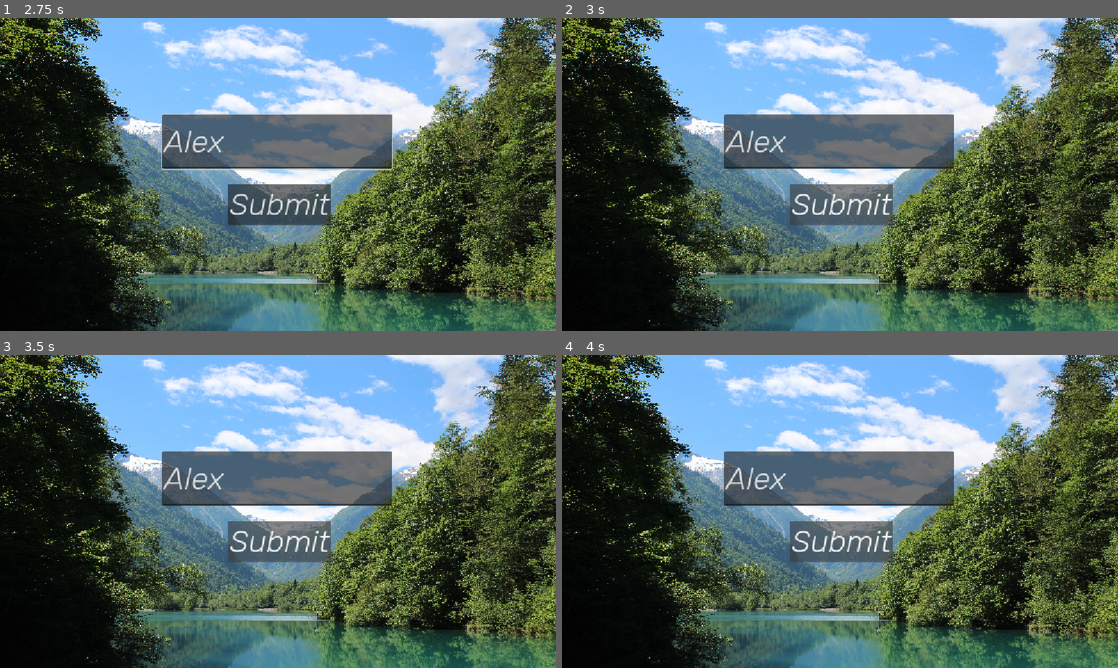
Above: before the commit, frames 1-4 (two rows, left to right).
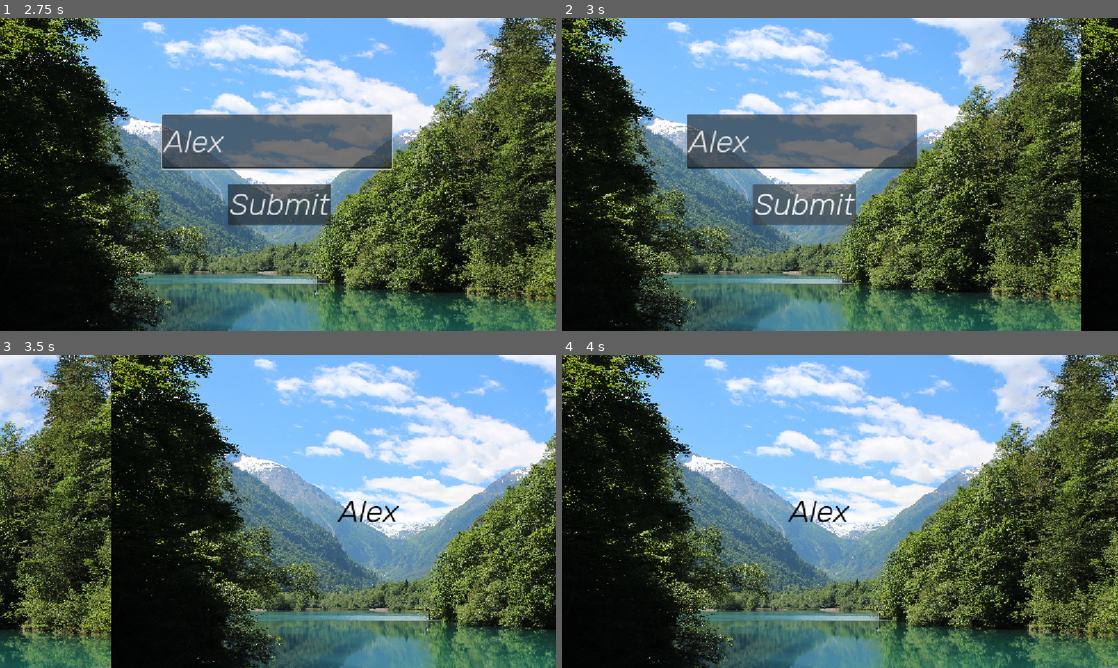
Above: after the commit, the same moments.

Repository: BAJ-Games/StoryGame
Game: Godot game, scene res://scenes/scene_manager.tscn
Two runs of this game, one before a commit and one after it. Both use one fixed random seed, a clock stepped at 60 frames per second and the inputs below.
Inputs (mouse positions are in pixels of both pictures, inside the frame that each line leads up to):
- Up to frame 1 (2.75 s): click "Play" at 0.5 s; click "New Game" at 1.25 s; click (389, 143) at 2.02 s; type "Alex" at 2.1 s
- Up to frame 2 (3 s): click "Submit" at 2.75 s
- Up to frame 3 (3.5 s): no input
- Up to frame 4 (4 s): click (840, 542) at 3.5 s, where only the run before the commit has a clickable "Submit"

Frame 1 is identical in both runs. In frame 2, 59% of the frame differs, in the area x 0-100%, y 0-100%; in frame 3, 84%; in frame 4, 9.9%.

Commit message:
Save and display the player username
After submitting a non-empty name, save it and transition to a new screen that displays the saved username.

Diff:
--- /dev/null
+++ b/scenes/username_control.tscn
@@ -0,0 +1,39 @@
+[gd_scene format=3 uid="uid://0nimse6dotwv"]
+
+[ext_resource type="Texture2D" uid="uid://2ai35ftkq2f4" path="res://assets/images/StartMenu.jpg" id="1_cwrkj"]
+[ext_resource type="Script" uid="uid://ddblskqo52sbm" path="res://script/username_control.gd" id="1_y1is6"]
+[ext_resource type="Theme" uid="uid://lfvc424kv7ea" path="res://assets/themes/ButtonTheme.tres" id="2_ygc1w"]
+
+[node name="UsernameControl" type="Control" unique_id=1211222255]
+layout_mode = 3
+anchors_preset = 15
+anchor_right = 1.0
+anchor_bottom = 1.0
+grow_horizontal = 2
+grow_vertical = 2
+script = ExtResource("1_y1is6")
+
+[node name="TextureRect" type="TextureRect" parent="." unique_id=1608843543]
+layout_mode = 0
+offset_right = 1152.0
+offset_bottom = 648.0
+texture = ExtResource("1_cwrkj")
+expand_mode = 1
+
+[node name="Label" type="Label" parent="." unique_id=1837207085]
+layout_mode = 1
+anchors_preset = 8
+anchor_left = 0.5
+anchor_top = 0.5
+anchor_right = 0.5
+anchor_bottom = 0.5
+offset_left = -105.5
+offset_top = -38.0
+offset_right = 105.5
+offset_bottom = 38.0
+grow_horizontal = 2
+grow_vertical = 2
+theme = ExtResource("2_ygc1w")
+theme_override_colors/font_color = Color(0, 0, 0, 1)
+theme_override_colors/font_outline_color = Color(1, 1, 1, 1)
+text = "Default"
--- a/script/game_start.gd
+++ b/script/game_start.gd
@@ -1,18 +1,13 @@
 extends Control
 
 @onready var player_name = $Name
-
-# Called when the node enters the scene tree for the first time.
-func _ready() -> void:
-	pass # Replace with function body.
-
-
-# Called every frame. 'delta' is the elapsed time since the previous frame.
-func _process(delta: float) -> void:
-	pass
 
 
 func _on_submit_pressed() -> void:
 	if player_name.text != "":
 		var choosen_name = player_name.text
 		SaveLoad.save(choosen_name, "test")
+		next_page()
+
+func next_page() -> void:
+	get_parent().change_scene_fluid("res://scenes/username_control.tscn")
--- a/script/save_load.gd
+++ b/script/save_load.gd
@@ -1,13 +1,13 @@
 extends Node
 
 func save(player_name, savegame : String) -> void:
-	var save = PlayerSave.new()
+	var player_save = PlayerSave.new()
 
-	save.name = player_name
+	player_save.name = player_name
 
 	var path : String = "user://savegame_" + savegame + ".res"
 
-	ResourceSaver.save(save, path)
+	ResourceSaver.save(player_save, path)
 
 	print("Was saved")
 
--- /dev/null
+++ b/script/username_control.gd
@@ -0,0 +1,14 @@
+extends Control
+
+@onready var player_name : String = "Default"
+@onready var check_label : Label = $Label
+# Called when the node enters the scene tree for the first time.
+func _ready() -> void:
+	player_name = SaveLoad.load("test")
+
+
+
+# Called every frame. 'delta' is the elapsed time since the previous frame.
+func _process(delta: float) -> void:
+	player_name = SaveLoad.load("test")
+	check_label.text = player_name
Not shown, added: script/username_control.gd.uid
